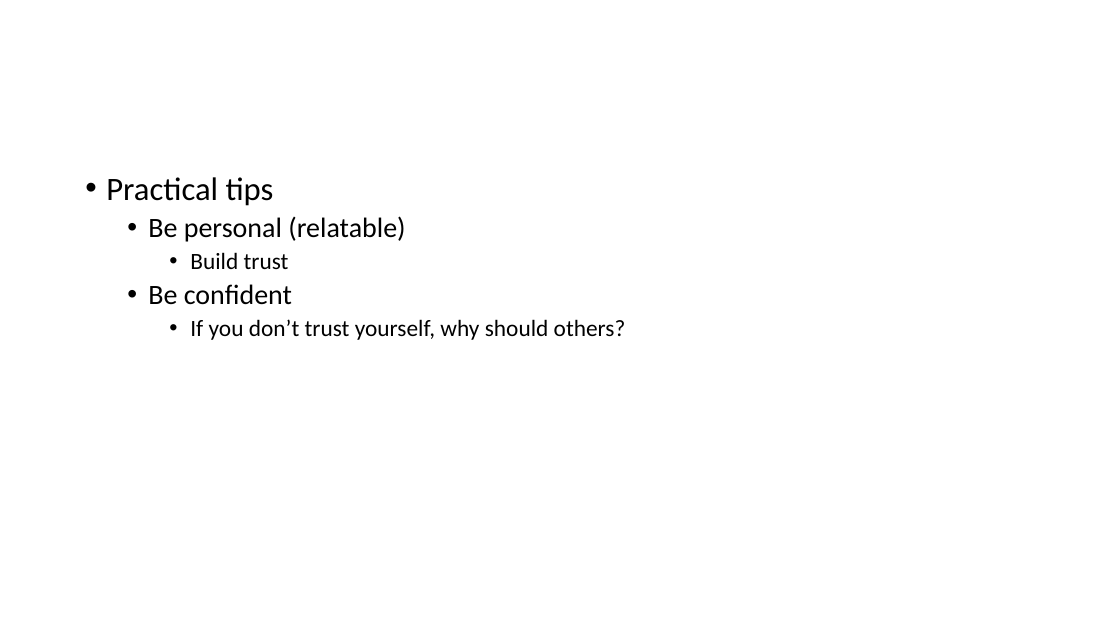
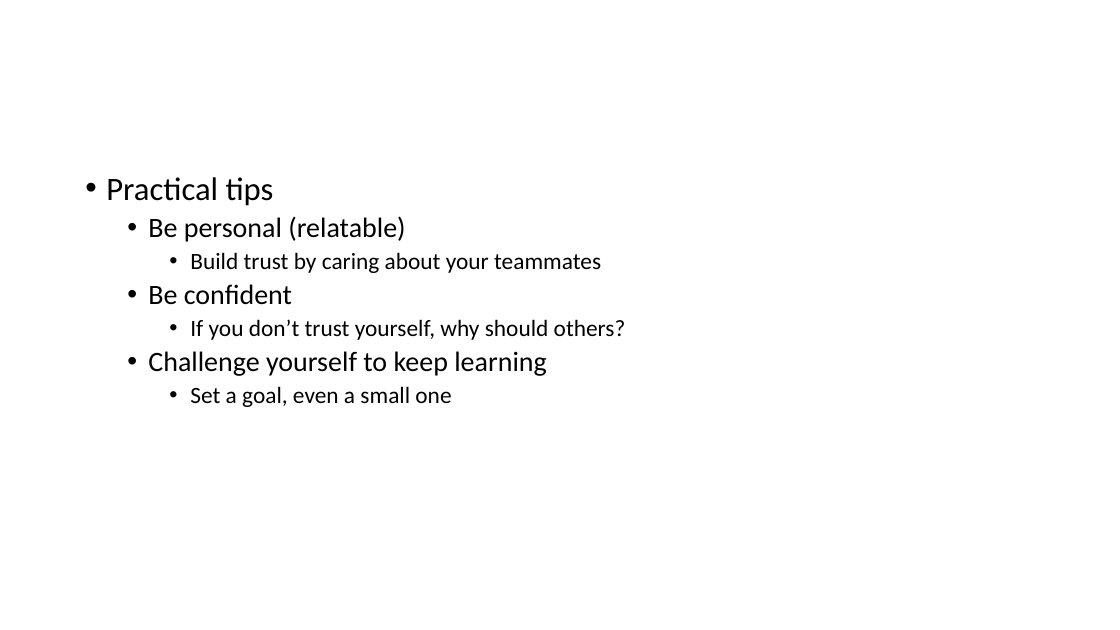
Before and after one commit to iamkeeler/THAT-Conference, a slide deck: slide 41 of 2021/Becoming a Leader.pptx (slide 25 before the commit). Drawn at 1120x630 pixels with LibreOffice and Linux fonts; fonts in the diff are those of the drawing. Boxes give left, top, right and bottom in pixels: in the first picture for what was removed or moved away, otherwise in the second. Text is boxed around its words. In the diff, an @@ line names an element or a change of style, - is before the commit and + after.

```diff
--- a/2021/Becoming a Leader.pptx
+++ b/2021/Becoming a Leader.pptx
@@ text at (x1=190, y1=252, x2=601, y2=273): text changed @@
-    • Build trust
+    • Build trust by caring about your teammates
@@ text at (x1=148, y1=351, x2=546, y2=407): paragraphs added @@
+  • Challenge yourself to keep learning
+    • Set a goal, even a small one
```
Also in this commit, not shown: 7 other slides changed, 16 slides added, 1 slide removed, 1 other file.
